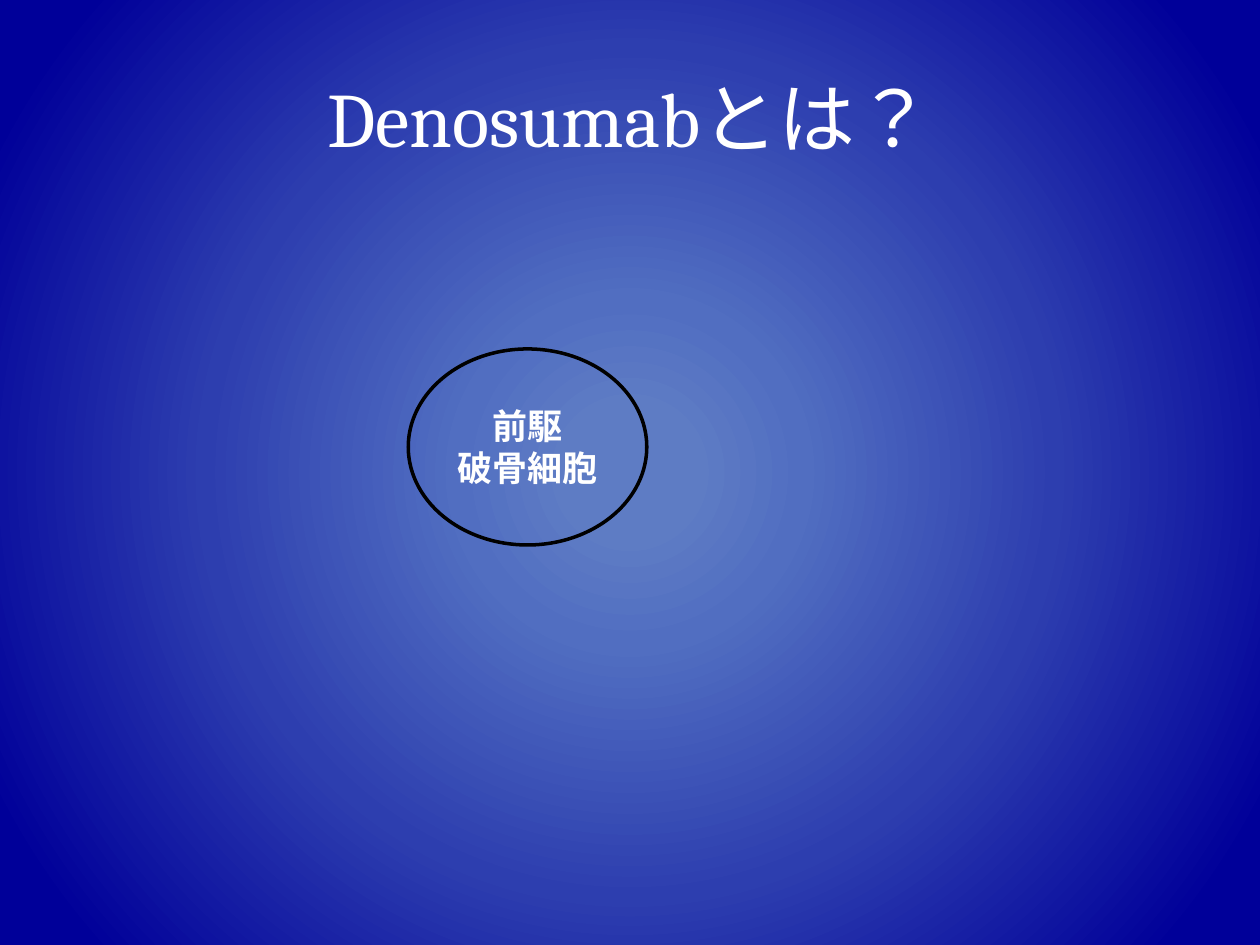
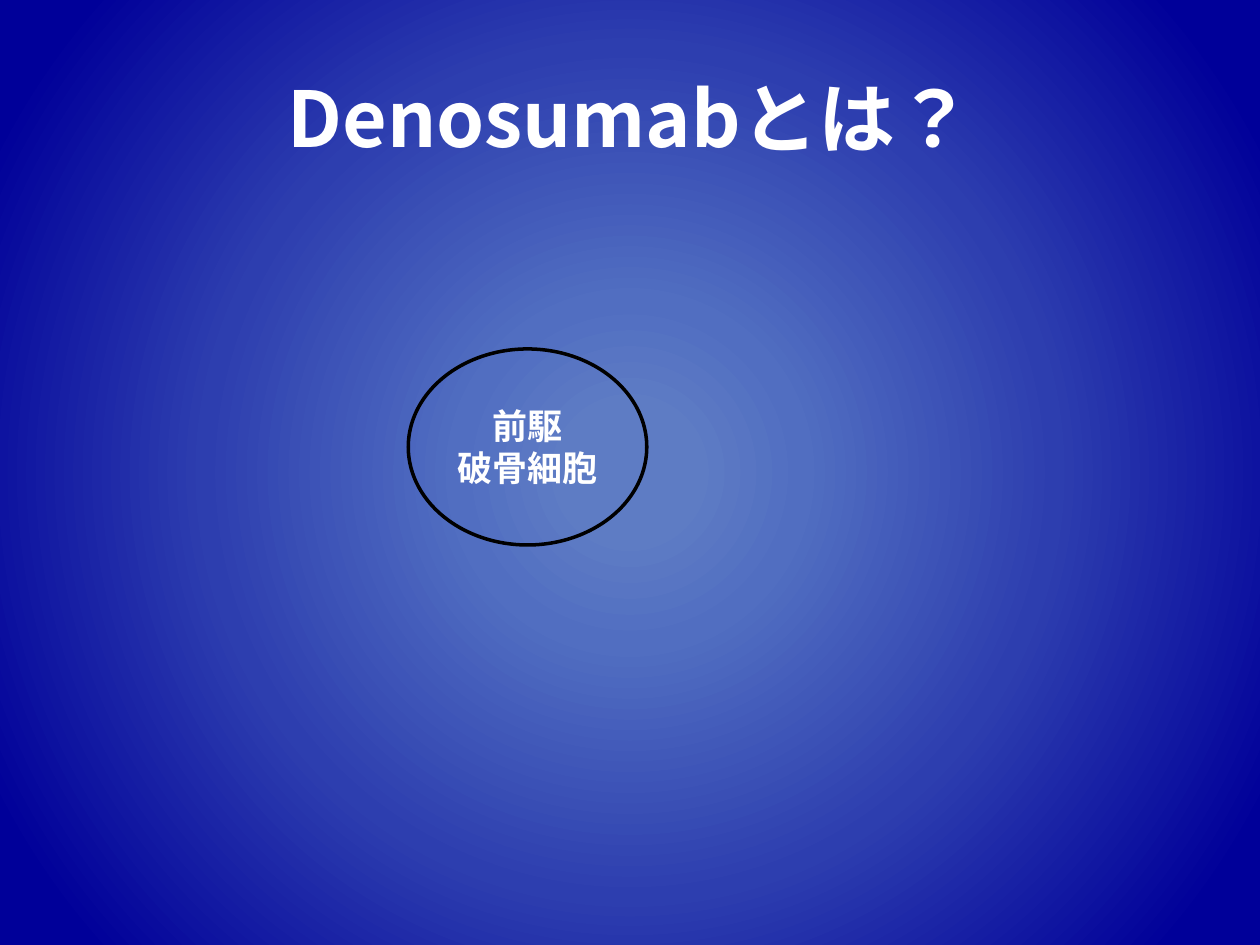
Before and after one commit to MKurisuno/strange, a slide deck: slide 19 of OsteoPorosis.odp. Drawn at 1260x945 pixels with LibreOffice and Linux fonts; fonts in the diff are those of the drawing. Boxes give left, top, right and bottom in pixels: in the first picture for what was removed or moved away, otherwise in the second. Text is boxed around its words. In the diff, an @@ line names an element or a change of style, - is before the commit and + after.

```diff
--- a/OsteoPorosis.odp
+++ b/OsteoPorosis.odp
@@ title "Denosumabとは？" at (287, 85, 972, 151): font Cambria to Noto Sans CJK JP, bold on @@
```
Also in this commit, not shown: 10 other slides changed, 2 slides removed.
